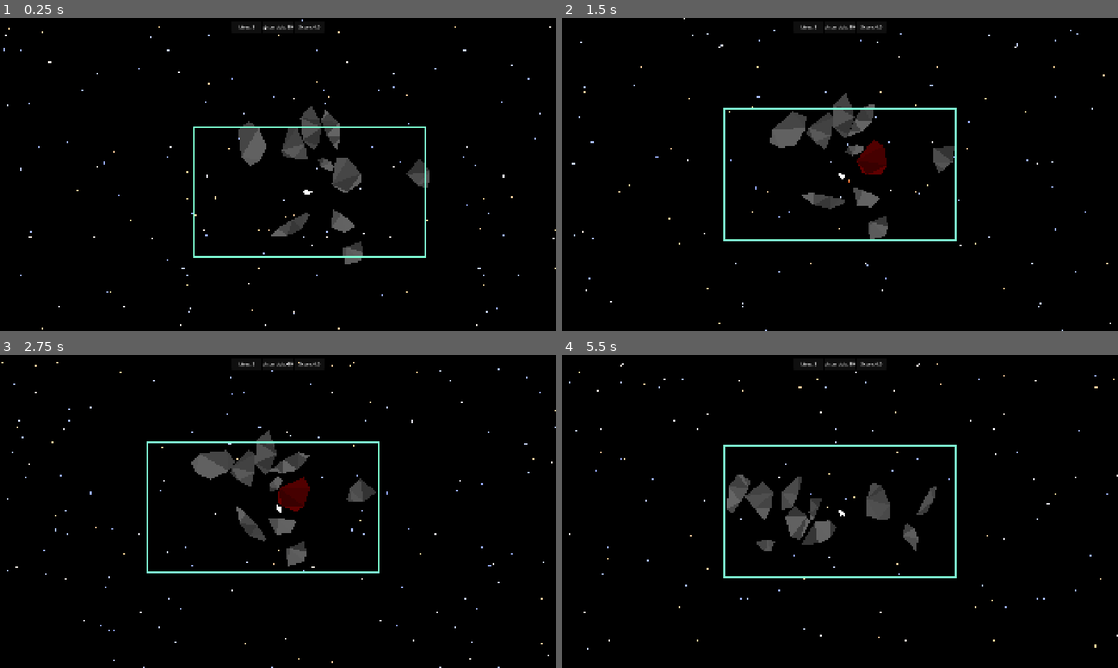
Above: before the commit, frames 1-4 (two rows, left to right).
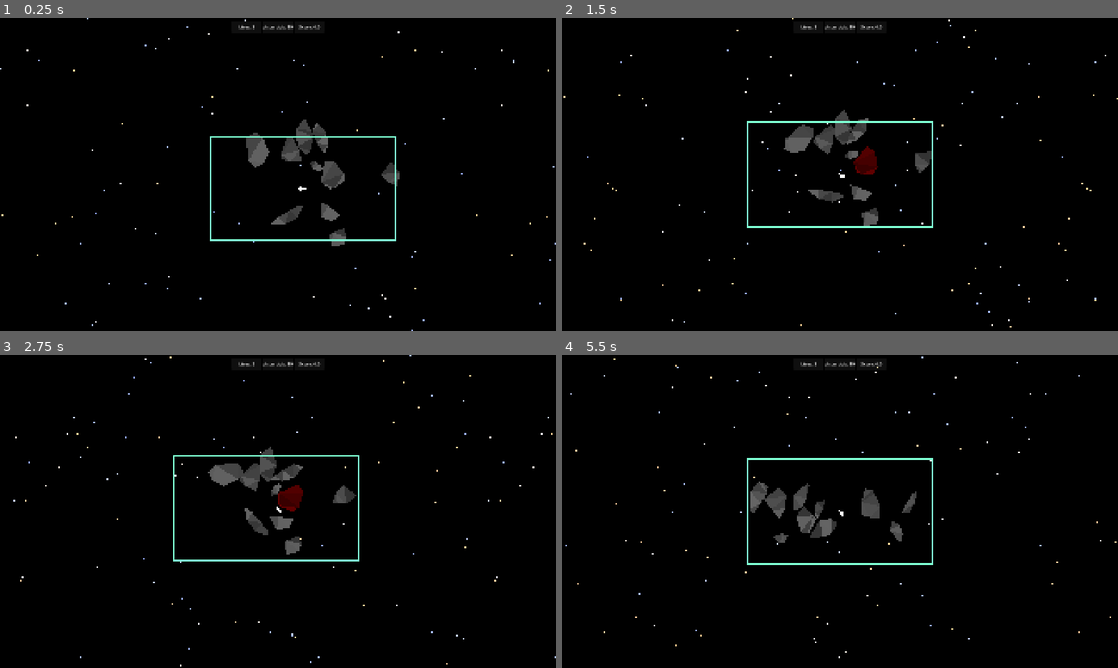
Above: after the commit, the same moments.

Repository: ProudFridge/Asteroids
Game: Godot game, scene res://scenes/game/game.tscn
Same seed, same stepped clock (60 frames per second), same inputs: the game is played once before the commit and once after it.
Inputs (mouse positions are in pixels of both pictures, inside the frame that each line leads up to):
- Up to frame 1 (0.25 s): no input
- Up to frame 2 (1.5 s): tap Enter at 0.5 s; move the mouse to (962, 158) at 0.52 s; hold D (turn_right) 0.53-1.28 s; hold Space (shoot) 0.53-1.28 s; click (962, 158) at 0.67 s; move the mouse to (728, 190) at 1.27 s; hold S (backwards) from 1.28 s (still down); tap Alt at 1.35 s
- Up to frame 3 (2.75 s): move the mouse to (333, 442) at 2.02 s; release S (backwards) at 2.03 s; hold D (turn_right) from 2.03 s (still down); tap Shift at 2.1 s
- Up to frame 4 (5.5 s): move the mouse to (812, 574) at 2.77 s; release D (turn_right) at 2.78 s; hold W (forwards) 2.78-3.53 s; tap Space (shoot) at 2.85 s; click (812, 574) at 2.92 s; move the mouse to (1006, 558) at 3.52 s; hold A (turn_left) 3.53-4.25 s; tap Alt at 3.6 s; click "Restart" at 4.25 s; move the mouse to (673, 464) at 5.02 s; hold A (turn_left) from 5.03 s (still down); tap Shift at 5.1 s

The runs differ from the first frame. In frame 1, 4.4% of the frame differs, in the area x 0-100%, y 0-100%; in frame 2, 4.5%; in frame 3, 4.2%; in frame 4, 4.2%.

Commit message:
Change the code for generating the star shape, rotate the stars

Diff:
--- a/scenes/bullet/bullet.gd
+++ b/scenes/bullet/bullet.gd
@@ -22,7 +22,6 @@
 
 		var collisionPosition: Vector2 = collision.get_position()
 
-		print(Global.windowSize.x)
 		# Makes sure the player doens't get outside the window
 		if collisionPosition.x >= Global.windowSize.x:
 			disappear()
--- a/scenes/game/camera_2d.gd
+++ /dev/null
@@ -1,8 +0,0 @@
-extends Camera2D
-
-@export var player: Player
-@export var gameManager: GameManager
-
-# Called when the node enters the scene tree for the first time.
-#func _ready() -> void:
-	#position = Global.windowSize / 2
--- a/scenes/game/game.tscn
+++ b/scenes/game/game.tscn
@@ -2,7 +2,6 @@
 
 [ext_resource type="Script" uid="uid://cthkf4wvev651" path="res://scenes/game/game.gd" id="1_kp23o"]
 [ext_resource type="PackedScene" uid="uid://s0kngucv0cnl" path="res://scenes/player/player.tscn" id="1_sul5r"]
-[ext_resource type="Script" uid="uid://5htph50fyjch" path="res://scenes/game/camera_2d.gd" id="2_7h61r"]
 [ext_resource type="PackedScene" uid="uid://dh2eakv6ikta5" path="res://scenes/managers/asteroid_manager/asteroid_manager.tscn" id="4_kelw5"]
 [ext_resource type="PackedScene" uid="uid://dt5w32stiehqw" path="res://scenes/managers/game_manager/game_manager.tscn" id="5_lfrn8"]
 [ext_resource type="Script" uid="uid://yb8dwdqkpvd5" path="res://scenes/game/ui/lives_label.gd" id="6_5i0tg"]
@@ -29,12 +28,10 @@
 
 [node name="Player" parent="." unique_id=2088811554 instance=ExtResource("1_sul5r")]
 
-[node name="Camera2D" type="Camera2D" parent="Player" unique_id=863287189 node_paths=PackedStringArray("player", "gameManager")]
+[node name="Camera2D" type="Camera2D" parent="Player" unique_id=863287189]
+zoom = Vector2(0.8, 0.8)
 limit_enabled = false
 position_smoothing_enabled = true
-script = ExtResource("2_7h61r")
-player = NodePath("..")
-gameManager = NodePath("../../Managers/GameManager")
 
 [node name="Bounds" type="StaticBody2D" parent="." unique_id=335364591]
 collision_layer = 8
--- a/scenes/managers/stars_manager/stars_manager.gd
+++ b/scenes/managers/stars_manager/stars_manager.gd
@@ -1,9 +1,10 @@
 extends Node
 class_name StarsManager
+# TODO: add variable for the amount of parallax and maybe all of this into a shader
 
-var starAmount: int = 50 # star amount in a container with the size of repeat_size
+var starAmount: int = 60 # star amount in a container with the size of repeat_size
 var repeatSize: Vector2 = Vector2(1024, 1024)
-var repeatTimes: int = 8
+var repeatTimes: int = 5
 # Array of main-sequence star colors taken from https://en.wikipedia.org/wiki/Stellar_classification
 var starColors: Array[Color] = [
 	Color("9bb0ff"),
@@ -47,7 +48,9 @@
 		star.size = randf_range(1, 2)
 		star.cornerRatio = randf_range(0, 0.5)
 		star.position = Vector2(randf_range(0, repeatSize.x), randf_range(0, repeatSize.y))
+		star.starVertices = randi_range(4, 8)
 		star.color = generate_star_color()
+		star.rotate(randf_range(0, 2 * PI))
 		smallStars.add_child(star)
 
 	for i: int in starAmount * 2:
@@ -55,15 +58,19 @@
 		star.size = randf_range(2, 3)
 		star.cornerRatio = randf_range(0, 0.5)
 		star.position = Vector2(randf_range(0, repeatSize.x), randf_range(0, repeatSize.y))
+		star.starVertices = randi_range(4, 8)
 		star.color = generate_star_color()
+		star.rotate(randf_range(0, 2 * PI))
 		mediumStars.add_child(star)
 
 	for i: int in starAmount:
 		var star: Star = Star.new()
 		star.size = randf_range(3, 5)
-		star.cornerRatio = randf_range(0, 0.5)
+		star.cornerRatio = randf_range(0, 0.4)
 		star.position = Vector2(randf_range(0, repeatSize.x), randf_range(0, repeatSize.y))
+		star.starVertices = randi_range(4, 8)
 		star.color = generate_star_color()
+		star.rotate(randf_range(0, 2 * PI))
 		largeStars.add_child(star)
 
 func generate_star_color() -> Color:
--- a/scenes/star/star.gd
+++ b/scenes/star/star.gd
@@ -3,21 +3,18 @@
 
 var size: float = 100
 @export_range(0, 1)
-var cornerRatio: float = 0.1 # Value between 0 and 1
+var cornerRatio: float = 0.5 # Value between 0 and 1
+var starVertices: int = 6
 
 func _ready() -> void:
 	var shape: PackedVector2Array = []
 
-	shape.append(Vector2(size, 0))
-	shape.append(Vector2(size * cornerRatio, size * cornerRatio))
+	var angleDifference: float = 2 * PI / starVertices
+	var totalAngle: float = 0
 
-	shape.append(Vector2(0, size))
-	shape.append(Vector2(-size * cornerRatio, size * cornerRatio))
-
-	shape.append(Vector2(-size, 0))
-	shape.append(Vector2(-size * cornerRatio, -size * cornerRatio))
-
-	shape.append(Vector2(0, -size))
-	shape.append(Vector2(size * cornerRatio, -size * cornerRatio))
+	for i: int in starVertices:
+		shape.append(Vector2(cos(totalAngle), sin(totalAngle)) * size)
+		shape.append(Vector2(cos(totalAngle + angleDifference / 2), sin(totalAngle + angleDifference / 2)) * size * cornerRatio)
+		totalAngle += angleDifference
 
 	polygon = shape
Not shown, removed: scenes/game/camera_2d.gd.uid
